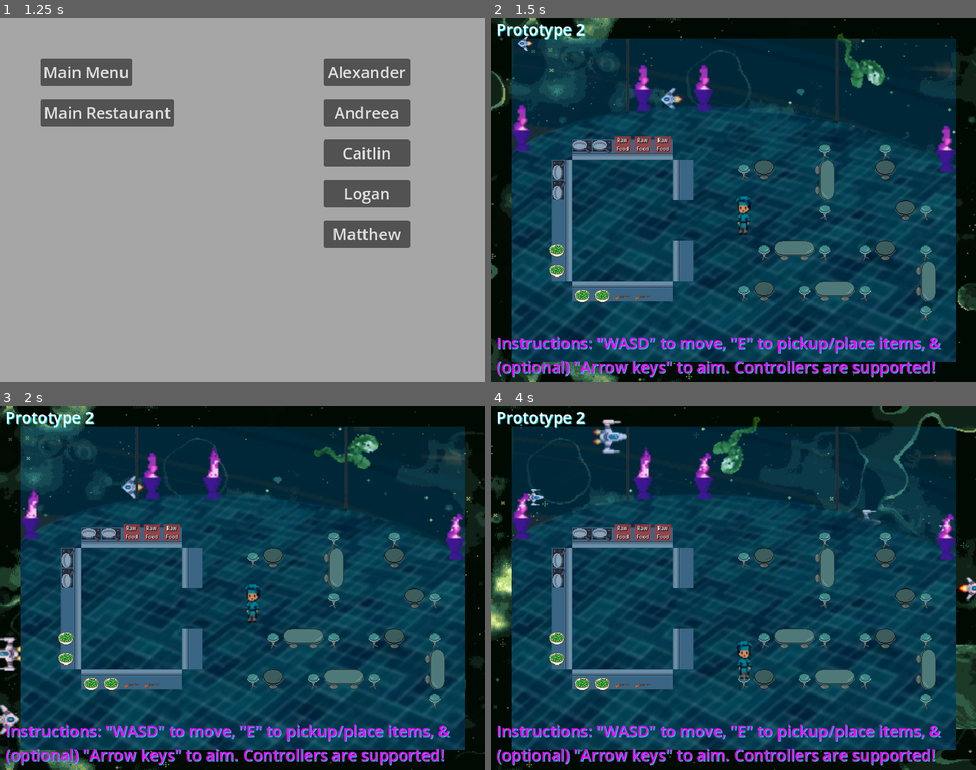
Above: before the commit, frames 1-4 (two rows, left to right).
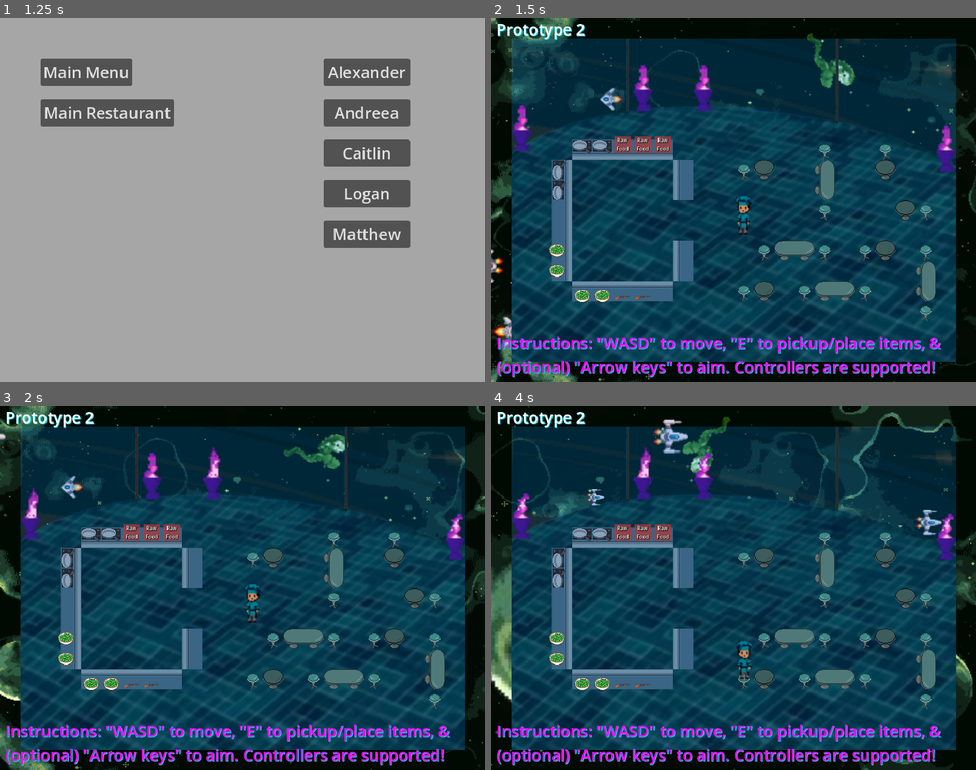
Above: after the commit, the same moments.

Repository: Alexander-Worley/Outer-Plates
Game: Godot game, scene res://Scenes/MainMenu/mainMenu.tscn
Two runs of this game, one before a commit and one after it. Both use one fixed random seed, a clock stepped at 60 frames per second and the inputs below.
Inputs (mouse positions are in pixels of both pictures, inside the frame that each line leads up to):
- Up to frame 1 (1.25 s): click (242, 261) at 0.5 s
- Up to frame 2 (1.5 s): click "Main Restaurant" at 1.25 s
- Up to frame 3 (2 s): no input
- Up to frame 4 (4 s): hold Right (face_right) 2.03-2.78 s; hold E (pickup) 2.03-2.78 s; hold S (down) 2.78-3.53 s; tap Space (interact) at 2.85 s; tap E (pickup) at 3.05 s; hold Right (face_right) from 3.53 s (still down); hold E (pickup) from 3.53 s (still down)

Frame 1 is identical in both runs. In frame 2, 6.4% of the frame differs, in the area x 0-100%, y 0-100%; in frame 3, 6.1%; in frame 4, 6.8%.

Commit message:
Added code for trash can
Closes #46

Diff:
--- a/DevScenes/Alexander/Alexander.tscn
+++ b/DevScenes/Alexander/Alexander.tscn
@@ -19,7 +19,7 @@
 [node name="Environment" type="Node2D" parent="."]
 
 [node name="Background" parent="Environment" instance=ExtResource("1_1fft2")]
-scroll_offset = Vector2(-974285, 0)
+scroll_offset = Vector2(-993763, 0)
 Planet = "Green Planet"
 
 [node name="Prototype 2" type="Label" parent="Environment/Background"]
--- a/Scenes/Restaurant/Interactables/trashCan.tscn
+++ b/Scenes/Restaurant/Interactables/trashCan.tscn
@@ -5,7 +5,7 @@
 [sub_resource type="RectangleShape2D" id="RectangleShape2D_r10rl"]
 size = Vector2(16, 32)
 
-[node name="TrashCan" type="Area2D"]
+[node name="TrashCan" type="Area2D" groups=["Surfaces", "TrashCan"]]
 
 [node name="StaticBody2D" type="StaticBody2D" parent="."]
 
--- a/Scenes/Restaurant/Player/player.gd
+++ b/Scenes/Restaurant/Player/player.gd
@@ -46,7 +46,11 @@
 # Places "holdableInHand" on a surface
 func place_holdable():
 	for surface: Area2D in surfacesInRange:
-		if surface.set_holdable_on_surface_wrapper(holdableInHand):
+		if surface.is_in_group("TrashCan"):
+			holdableInHand.queue_free()
+			isHolding = false
+			break
+		elif surface.set_holdable_on_surface_wrapper(holdableInHand):
 			holdableInHand.queue_free()
 			isHolding = false
 			break
--- a/Scenes/Restaurant/restaurant.tscn
+++ b/Scenes/Restaurant/restaurant.tscn
@@ -17,7 +17,7 @@
 [node name="Environment" type="Node2D" parent="."]
 
 [node name="Background" parent="Environment" instance=ExtResource("1_t7iru")]
-scroll_offset = Vector2(-584075, 0)
+scroll_offset = Vector2(-584139, 0)
 Planet = "Green Planet"
 
 [node name="Prototype 2" type="Label" parent="Environment/Background"]
